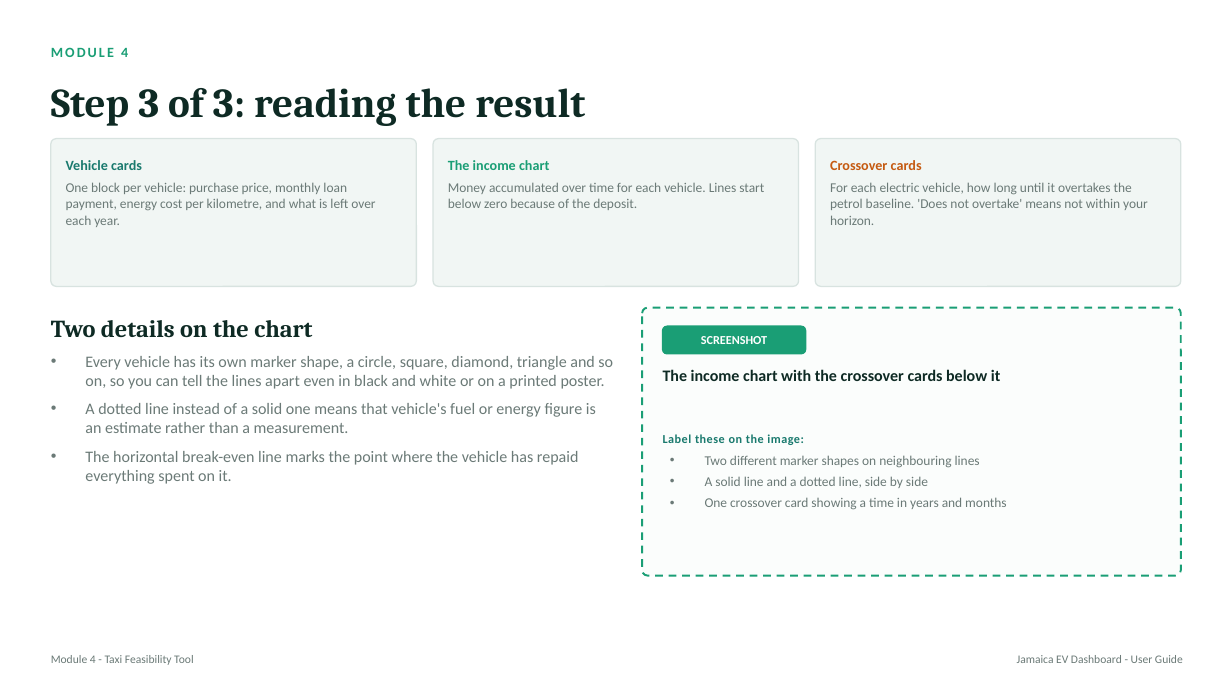
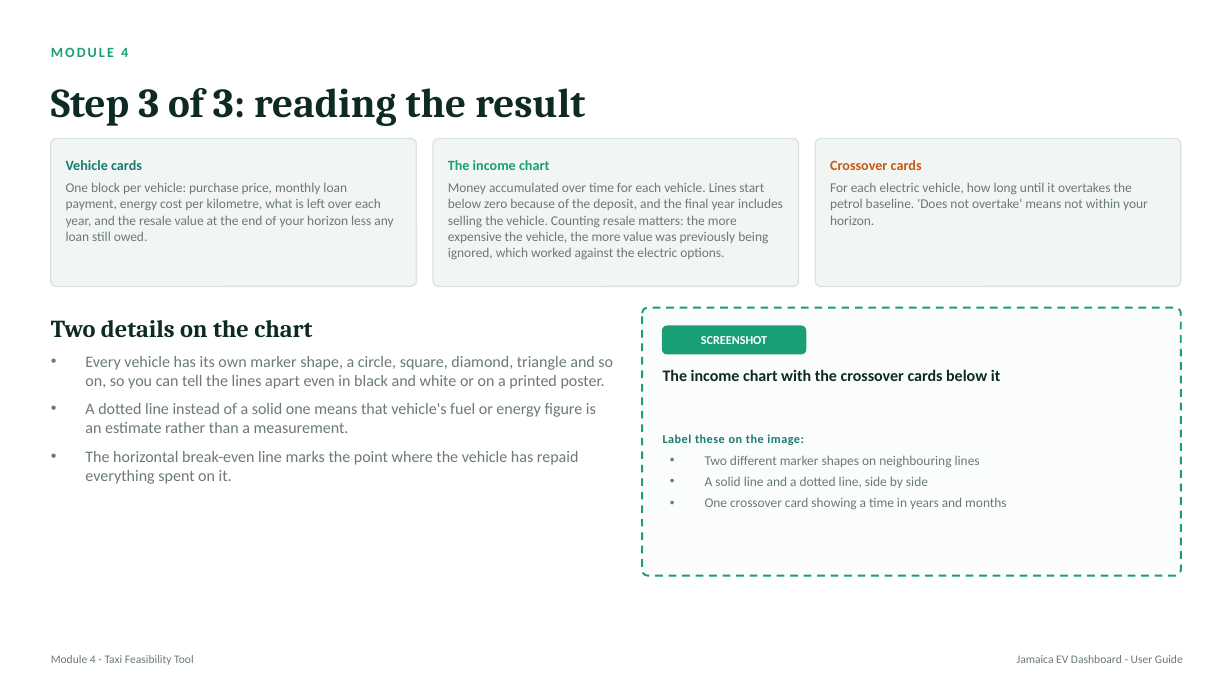
Before and after one commit to andsmart01-sketch/EV-Lab-UWI, a slide deck: slide 22 of docs/EV_Dashboard_User_Guide.pptx. Drawn at 1232x693 pixels with LibreOffice and Linux fonts; fonts in the diff are those of the drawing. Boxes give left, top, right and bottom in pixels: in the first picture for what was removed or moved away, otherwise in the second. Text is boxed around its words. In the diff, an @@ line names an element or a change of style, - is before the commit and + after.

```diff
--- a/docs/EV_Dashboard_User_Guide.pptx
+++ b/docs/EV_Dashboard_User_Guide.pptx
@@ text at <box>66,182,393,241</box>: text changed @@
-One block per vehicle: purchase price, monthly loan payment, energy cost per kilometre, and what is left over each year.
+One block per vehicle: purchase price, monthly loan payment, energy cost per kilometre, what is left over each year, and the resale value at the end of your horizon less any loan still owed.
@@ text at <box>448,182,783,259</box>: text changed @@
-Money accumulated over time for each vehicle. Lines start below zero because of the deposit.
+Money accumulated over time for each vehicle. Lines start below zero because of the deposit, and the final year includes selling the vehicle. Counting resale matters: the more expensive the vehicle, the more value was previously being ignored, which worked against the electric options.
```
Also in this commit, not shown: 11 other slides changed, 3 other files.
